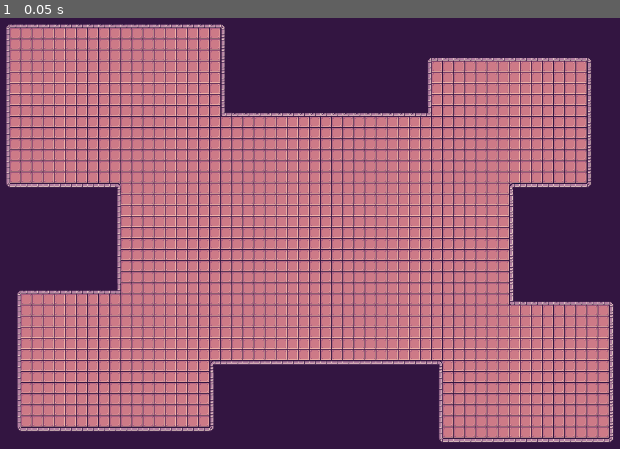
Above: before the commit, frame 1.
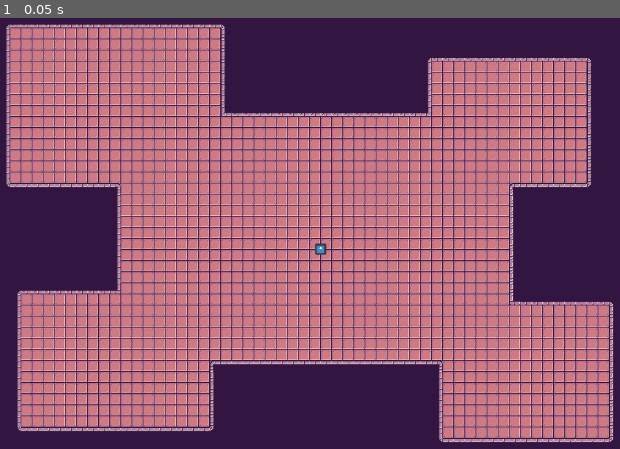
Above: after the commit, the same moment.

Repository: RyqShaw/GMTK2023
Game: Godot game, scene res://main.tscn
The game is run twice, just before and just after one commit, with the same random seed, the same clock (stepped at 60 frames per second) and the same inputs. The engine's default icon, where the game draws it, is replaced by a stand-in: a white triangle on a blue panel in a dark square.
Inputs:
- Up to frame 1 (0.05 s): no input

The runs differ from the first frame. In frame 1, less than 0.1% of the frame differs, in the area x 50-53%, y 52-55%.

Commit message:
Enemy Navigation working

Diff:
--- /dev/null
+++ b/Modules/Enemy/Enemy.gd
@@ -0,0 +1,41 @@
+extends CharacterBody2D
+
+@export var ACCEL = 250
+@export var MAX_SPEED = 100
+@export var FRIC = 400
+
+@export var movement_target : Node
+@onready var navigation_agent : NavigationAgent2D = $NavigationAgent2D
+
+func _ready() -> void:
+	navigation_agent.path_desired_distance = 4.0
+	navigation_agent.target_desired_distance = 4.0
+
+	call_deferred("actor_setup")
+
+func actor_setup() -> void:
+	await get_tree().physics_frame
+
+	set_movement_target(movement_target.position)
+
+func set_movement_target(target: Vector2) -> void:
+	navigation_agent.target_position = target
+
+
+func _on_reset_nav_timeout() -> void:
+	actor_setup()
+
+func _physics_process(delta: float) -> void:
+
+	if navigation_agent.is_navigation_finished():
+		velocity = velocity.move_toward(Vector2.ZERO, FRIC*delta)
+	else:
+		var current_agent_position := global_position
+		var next_path_position := navigation_agent.get_next_path_position()
+
+		var new_vel := next_path_position - current_agent_position
+		new_vel= new_vel.normalized()
+		new_vel = new_vel * MAX_SPEED
+
+		velocity = velocity.move_toward(new_vel, ACCEL*delta)
+	move_and_slide()
--- /dev/null
+++ b/Modules/Enemy/Enemy.tscn
@@ -0,0 +1,26 @@
+[gd_scene load_steps=4 format=3 uid="uid://ch5nxi1lsuyys"]
+
+[ext_resource type="Script" path="res://Modules/Enemy/Enemy.gd" id="1_s7xjg"]
+[ext_resource type="Texture2D" uid="uid://iw1i467g8dib" path="res://icon.svg" id="2_scy88"]
+
+[sub_resource type="RectangleShape2D" id="RectangleShape2D_a4d4h"]
+size = Vector2(16, 16)
+
+[node name="Enemy" type="CharacterBody2D"]
+script = ExtResource("1_s7xjg")
+
+[node name="Sprite2D" type="Sprite2D" parent="."]
+scale = Vector2(0.125, 0.125)
+texture = ExtResource("2_scy88")
+
+[node name="CollisionShape2D" type="CollisionShape2D" parent="."]
+shape = SubResource("RectangleShape2D_a4d4h")
+
+[node name="NavigationAgent2D" type="NavigationAgent2D" parent="."]
+debug_enabled = true
+
+[node name="ResetNav" type="Timer" parent="."]
+wait_time = 0.25
+autostart = true
+
+[connection signal="timeout" from="ResetNav" to="." method="_on_reset_nav_timeout"]
--- /dev/null
+++ b/Modules/Levels/Temp Target.gd
@@ -0,0 +1,5 @@
+extends Marker2D
+
+func _input(event: InputEvent) -> void:
+	if event.is_action_pressed("left_click_debug"):
+		global_position = get_global_mouse_position()
--- a/Modules/Levels/TestLevel1.tscn
+++ b/Modules/Levels/TestLevel1.tscn
@@ -1,9 +1,19 @@
-[gd_scene load_steps=2 format=3 uid="uid://c32i5wky5myxe"]
+[gd_scene load_steps=4 format=3 uid="uid://c32i5wky5myxe"]
 
 [ext_resource type="PackedScene" uid="uid://cqccdy12kieqm" path="res://Modules/Map Creation Tools/Map Tileset/map_tileset.tscn" id="1_uuilk"]
+[ext_resource type="PackedScene" uid="uid://ch5nxi1lsuyys" path="res://Modules/Enemy/Enemy.tscn" id="2_kdqoq"]
+[ext_resource type="Script" path="res://Modules/Levels/Temp Target.gd" id="3_ehf0s"]
 
 [node name="TestLevel1" type="Node2D"]
 
 [node name="MapTileset" parent="." instance=ExtResource("1_uuilk")]
 layer_0/tile_data = PackedInt32Array(0, 655360, 7, 65537, 655360, 7, 65538, 655360, 7, 131075, 655360, 7, 196612, 65536 …(60441 unchanged characters)…
 layer_1/tile_data = PackedInt32Array(1966135, 131072, 2, 1900599, 131072, 2, 1835063, 131072, 2, 1769527, 131072, 2, 17 …(31550 unchanged characters)…
+
+[node name="Enemy" parent="." node_paths=PackedStringArray("movement_target") instance=ExtResource("2_kdqoq")]
+position = Vector2(624, 335)
+movement_target = NodePath("../Temp Target")
+
+[node name="Temp Target" type="Marker2D" parent="."]
+position = Vector2(271, 522)
+script = ExtResource("3_ehf0s")
--- a/Modules/Map Creation Tools/Map Tileset/map_tileset.tscn
+++ b/Modules/Map Creation Tools/Map Tileset/map_tileset.tscn
@@ -1,6 +1,11 @@
-[gd_scene load_steps=4 format=3 uid="uid://cqccdy12kieqm"]
+[gd_scene load_steps=5 format=3 uid="uid://cqccdy12kieqm"]
 
 [ext_resource type="Texture2D" uid="uid://dojcy1sivh3g8" path="res://Art Assets/CosmicLegacy_PetricakeGamesPNG.png" id="1_4cgj6"]
+
+[sub_resource type="NavigationPolygon" id="NavigationPolygon_e3wep"]
+vertices = PackedVector2Array(-8, -8, 8, -8, 8, 8, -8, 8)
+polygons = Array[PackedInt32Array]([PackedInt32Array(0, 1, 2, 3)])
+outlines = Array[PackedVector2Array]([PackedVector2Array(-8, -8, 8, -8, 8, 8, -8, 8)])
 
 [sub_resource type="TileSetAtlasSource" id="TileSetAtlasSource_783ym"]
 texture = ExtResource("1_4cgj6")
@@ -153,6 +158,7 @@
 2:2/0/terrains_peering_bit/bottom_left_corner = 0
 2:2/0/terrains_peering_bit/top_left_corner = 0
 2:2/0/terrains_peering_bit/top_right_corner = 0
+2:2/0/navigation_layer_0/polygon = SubResource("NavigationPolygon_e3wep")
 3:2/0 = 0
 3:2/0/terrain_set = 0
 3:2/0/physics_layer_0/linear_velocity = Vector2(0, 0)
@@ -416,6 +422,7 @@
 terrain_set_0/mode = 1
 terrain_set_0/terrain_0/name = "Walls"
 terrain_set_0/terrain_0/color = Color(0.694118, 0.14902, 0, 1)
+navigation_layer_0/layers = 1
 sources/0 = SubResource("TileSetAtlasSource_783ym")
 
 [node name="MapTileset" type="TileMap"]
--- a/project.godot
+++ b/project.godot
@@ -15,6 +15,14 @@
 config/features=PackedStringArray("4.1", "GL Compatibility")
 config/icon="res://icon.svg"
 
+[input]
+
+left_click_debug={
+"deadzone": 0.5,
+"events": [Object(InputEventMouseButton,"resource_local_to_scene":false,"resource_name":"","device":-1,"window_id":0,"alt_pressed":false,"shift_pressed":false,"ctrl_pressed":false,"meta_pressed":false,"button_mask":1,"position":Vector2(112, 6),"global_position":Vector2(801, 353),"factor":1.0,"button_index":1,"canceled":false,"pressed":true,"double_click":false,"script":null)
+]
+}
+
 [rendering]
 
 textures/canvas_textures/default_texture_filter=0
